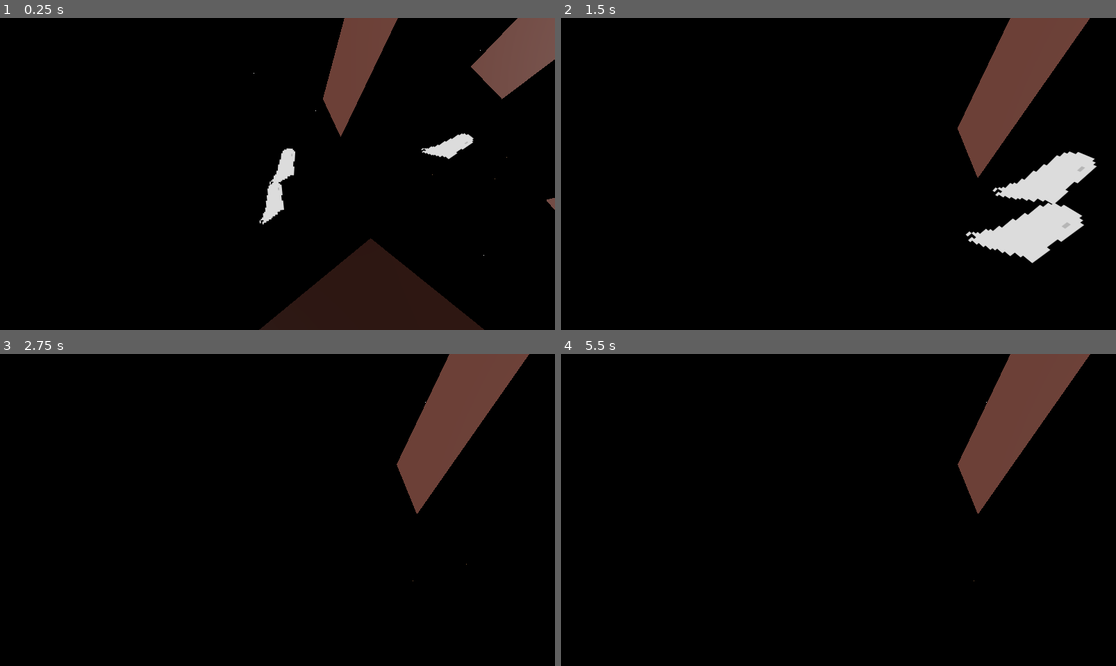
Above: before the commit, frames 1-4 (two rows, left to right).
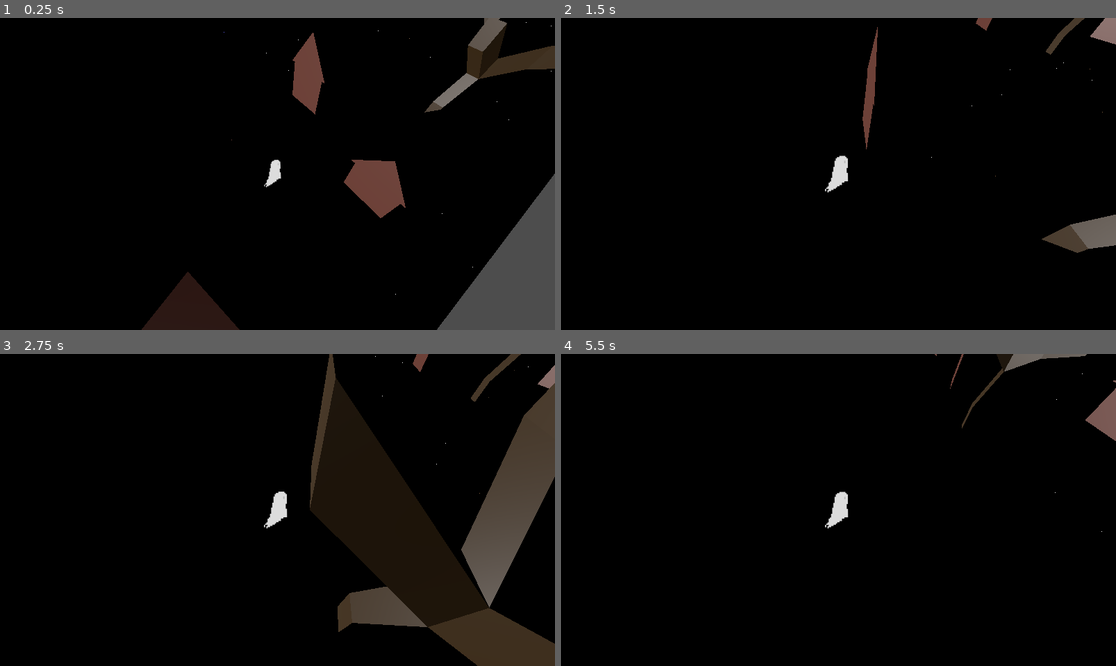
Above: after the commit, the same moments.

Repository: Ssssssaber/mara-winter-slumber
Game: Godot game, scene res://scenes/3d/environment/world.tscn
The game is run twice, just before and just after one commit, with the same random seed, the same clock (stepped at 60 frames per second) and the same inputs.
Inputs (mouse positions are in pixels of both pictures, inside the frame that each line leads up to):
- Up to frame 1 (0.25 s): no input
- Up to frame 2 (1.5 s): move the mouse to (960, 158) at 0.52 s; hold Right (ui_right) 0.53-1.28 s; click (960, 158) at 0.67 s; move the mouse to (727, 189) at 1.27 s; hold Down (ui_down) from 1.28 s (still down)
- Up to frame 3 (2.75 s): move the mouse to (333, 441) at 2.02 s; release Down (ui_down) at 2.03 s; hold Right (ui_right) from 2.03 s (still down)
- Up to frame 4 (5.5 s): move the mouse to (810, 572) at 2.77 s; release Right (ui_right) at 2.78 s; hold Up (ui_up) 2.78-3.53 s; click (810, 572) at 2.92 s; move the mouse to (1005, 556) at 3.52 s; hold Left (ui_left) 3.53-5.03 s; move the mouse to (672, 463) at 4.27 s; move the mouse to (866, 510) at 5.02 s; hold Down (ui_down) from 5.03 s (still down); click (866, 510) at 5.17 s

The runs differ from the first frame. In frame 1, 22% of the frame differs, in the area x 25-100%, y 0-100%; in frame 2, 11%; in frame 3, 26%, in the area x 47-100%, y 0-100%; in frame 4, 6.1%.

Commit message:
(fix): changed base character to inherit from CharacterBody3D for propper movement

Diff:
--- a/scenes/3d/characters/base_character.tscn
+++ b/scenes/3d/characters/base_character.tscn
@@ -17,16 +17,17 @@
 "speed": 5.0
 }]
 
-[node name="BaseCharacter" type="Node3D"]
+[node name="PathFollower" type="CharacterBody3D"]
+
+[node name="CollisionShape3D" type="CollisionShape3D" parent="."]
+shape = SubResource("SphereShape3D_fwara")
+
+[node name="AnimatedSprite3D" type="AnimatedSprite3D" parent="."]
+sprite_frames = SubResource("SpriteFrames_kng6v")
+script = ExtResource("3_5qtrv")
 
 [node name="MovementSystem" type="Node3D" parent="."]
 script = ExtResource("1_4wvuy")
 
-[node name="Body" type="CharacterBody3D" parent="."]
-
-[node name="CollisionShape3D" type="CollisionShape3D" parent="Body"]
-shape = SubResource("SphereShape3D_e1e52")
-
-[node name="AnimatedSprite3D" type="AnimatedSprite3D" parent="Body"]
-sprite_frames = SubResource("SpriteFrames_67ifx")
-script = ExtResource("3_5qtrv")
+[node name="MoveAlongPath" type="Node3D" parent="MovementSystem"]
+script = ExtResource("1_4wvuy")
--- a/scenes/3d/characters/path_follower.tscn
+++ b/scenes/3d/characters/path_follower.tscn
@@ -1,13 +1,11 @@
-[gd_scene load_steps=3 format=3 uid="uid://bq75kkhxy1ekn"]
+[gd_scene load_steps=3 format=3 uid="uid://bjybqhq0m5xlk"]
 
-[ext_resource type="PackedScene" uid="uid://divb33gv0c1u3" path="res://scenes/3d/characters/base_character.tscn" id="1_4smly"]
+[ext_resource type="PackedScene" uid="uid://cp1rsicixl8if" path="res://scenes/3d/characters/base_character.tscn" id="1_4smly"]
 [ext_resource type="Script" uid="uid://cxyundco2bjol" path="res://scripts/3d/characters/movement/move_along_path.gd" id="2_2as12"]
 
 [node name="PathFollower" instance=ExtResource("1_4smly")]
 
-[node name="AnimatedSprite3D" parent="Body" index="1"]
-max_scale = 4.0
-min_scale = 1.0
-
-[node name="MoveAlongThePath" type="Node3D" parent="." index="2"]
+[node name="MoveAlongPath" parent="MovementSystem" index="0"]
 script = ExtResource("2_2as12")
+movement_system_path = NodePath("MovementSystem")
+loop_path = true
--- a/scenes/3d/environment/world.tscn
+++ b/scenes/3d/environment/world.tscn
@@ -22,7 +22,7 @@
 }
 
 [node name="MainPath" type="Path3D" parent="FloorGridMap"]
-transform = Transform3D(0.9369469, -0.3494716, 0, 0.3494716, 0.9369469, 0, 0, 0, 1, 0, 1.507, -0.078)
+transform = Transform3D(0.9369469, -0.3494716, 0, 0.3494716, 0.9369469, 0, 0, 0, 1, 49.65, 1.507, -0.078)
 curve = SubResource("Curve3D_xrmru")
 
 [node name="CameraParent" type="Node3D" parent="."]
@@ -32,7 +32,7 @@
 transform = Transform3D(0.99999845, -0.001336999, 0.0011218755, 0, 0.64278764, 0.76604444, -0.0017453283, -0.76604325, 0.6427866, 53.949, 31.448, 17.698)
 script = ExtResource("6_sqiv5")
 target = NodePath("../../PathFollower")
-follow_offset = Vector3(0, 5, -5)
+follow_offset = Vector3(0, 5.42, 6.44)
 
 [node name="DirectionalLight3D" type="DirectionalLight3D" parent="."]
 transform = Transform3D(1, 0, 0, 0, 1, 0, 0, 0, 1, 0, 40.615215, 0)
@@ -46,14 +46,8 @@
 }
 metadata/_editor_floor_ = Vector3(0, -1, 0)
 
-[node name="PathFollower3" parent="." instance=ExtResource("9_bh3yo")]
-transform = Transform3D(1, 0, 0, 0, 1, 0, 0, 0, 1, 48.477, 2.6853719, 0)
+[node name="PathInitializer" type="Node3D" parent="."]
+script = ExtResource("10_bh3yo")
 
 [node name="PathFollower" parent="." instance=ExtResource("9_bh3yo")]
-transform = Transform3D(0.18731272, 0, -0.98230034, 0, 1, 0, 0.98230034, 0, 0.18731272, 47.18766, 2.450482, 10.719597)
-
-[node name="PathFollower2" parent="." instance=ExtResource("9_bh3yo")]
-transform = Transform3D(-0.5012995, 0, -0.8652739, 0, 1, 0, 0.8652739, 0, -0.5012995, 49.193287, 2.1544223, 11.977707)
-
-[node name="PathInitializer" type="Node3D" parent="."]
-script = ExtResource("10_bh3yo")
+transform = Transform3D(1, 0, 0, 0, 1, 0, 0, 0, 1, 48.77323, 1.9937334, 0)
--- a/scripts/3d/camera/cameracontroller.gd
+++ b/scripts/3d/camera/cameracontroller.gd
@@ -5,10 +5,11 @@
 @export var zoom_speed: float = 5.0
 @export var border_threshold: float = 50.0
 
+@export var post_offset: Vector3 = Vector3(0.0, 10.0, 0.0)
 @export var target: Node3D  # The target node to follow (set to null for free movement)
-@export var follow_offset: Vector3 = Vector3(0, 5, 10)  # Fixed 3D offset relative to the target's transform (e.g., 0 right, 5 up, 10 back)
+@export var follow_offset: Vector3 = Vector3(0, 5, 10)  # This now defines the *magnitude* of the post_offset (length of this vector). The direction will be dynamic.
 @export var follow_smoothness: float = 5.0  # Speed of lerping towards the target position (higher = faster)
-@export var zoom_factor: float = 1.0  # Multiplier for the follow_offset (adjusted by zoom in following mode)
+@export var zoom_factor: float = 1.0  # Multiplier for the post_offset magnitude (adjusted by zoom in following mode)
 
 var direction: Vector3 = Vector3.ZERO
 var rotating: bool = false  # Flag for when middle mouse is held
@@ -18,11 +19,21 @@
 
 func _process(delta: float) -> void:
     if target != null:
-        # Following mode: Always look at the target and maintain fixed offset
+        # Following mode: Always look at the target
         look_at(target.global_transform.origin)
 
-        # Calculate desired position: Apply the fixed offset relative to the target's transform, scaled by zoom_factor
-        var desired_pos = target.global_transform.origin + target.global_transform.basis * (follow_offset * zoom_factor)
+        # Calculate the magnitude from the exported follow_offset vector (its length)
+        var magnitude = follow_offset.length()
+
+        # Dynamic post_offset: Direction from world origin (Vector3.ZERO) to the target's position, normalized
+        var offset_direction = (target.global_transform.origin - Vector3.ZERO).normalized()
+
+        # If the target is exactly at the origin, offset_direction will be Vector3.ZERO (no post_offset)
+        # Otherwise, scale by magnitude and zoom_factor for the full post_offset vector
+        var offset_vector = offset_direction * magnitude * zoom_factor
+
+        # Desired position: Target's position + dynamic post_offset (in world space, away from origin)
+        var desired_pos = target.global_transform.origin + offset_vector + post_offset
 
         # Smoothly interpolate towards the desired position
         global_transform.origin = global_transform.origin.lerp(desired_pos, follow_smoothness * delta)
@@ -60,7 +71,7 @@
 
 func _input(event: InputEvent) -> void:
     if target != null:
-        # In following mode, allow zoom (adjust zoom_factor to scale the offset) but disable other controls
+        # In following mode, allow zoom (adjust zoom_factor to scale the post_offset magnitude) but disable other controls
         if event is InputEventMouseButton:
             if event.button_index == MOUSE_BUTTON_WHEEL_UP and event.pressed:
                 zoom_factor = max(zoom_factor - 0.1, 0.1)  # Prevent too small zoom (adjust step as needed)
--- a/scripts/3d/characters/movement/move_along_path.gd
+++ b/scripts/3d/characters/movement/move_along_path.gd
@@ -4,10 +4,12 @@
 @export var loop_path: bool = true
 
 @onready var path: Path3D = GameManager.GetMainPath()
-@onready var movement_system: Node = get_parent().get_node("MovementSystem")
+@onready var movement_system: Node = get_parent()
+
 var curve: Curve3D
 
 var path_progress: float = 0.0  # Distance along the path
+var original_position: Vector3
 
 func _ready():
 	curve = path.curve
@@ -25,10 +27,8 @@
 
 	# Get current position on the path
 	var current_pos = curve.sample_baked(path_progress)
-	global_transform.origin = current_pos
 
-	# Calculate next progress point a bit ahead for direction
-	var look_ahead_distance = 1.0  # Adjust for smoothness
+	var look_ahead_distance = 1.0
 	var next_progress = path_progress + look_ahead_distance
 	if next_progress > path_length:
 		if loop_path:
@@ -44,12 +44,7 @@
 	# Send direction to MovementSystem
 	movement_system.set_direction(direction)
 
-	# Advance progress based on MovementSystem speed and delta
-	# Use effective speed from MovementSystem if you want exact sync (optional)
-	var speed = movement_system.base_speed
-	# If you want to consider modifiers, you can add a getter to MovementSystem for effective speed
-
-	path_progress += speed * delta
+	path_progress += movement_system.base_speed * delta
 	if path_progress > path_length:
 		if loop_path:
 			path_progress = fmod(next_progress, path_length)
--- a/scripts/3d/characters/movement/movement_system.gd
+++ b/scripts/3d/characters/movement/movement_system.gd
@@ -4,7 +4,8 @@
 @export var acceleration: float = 20.0 # How quickly to reach target speed
 @export var friction: float = 15.0 # How quickly to stop
 
-@onready var body: CharacterBody3D = get_parent().get_node("Body")
+@onready var body: CharacterBody3D = get_parent() as CharacterBody3D
+
 
 var current_direction: Vector3 = Vector3.ZERO
 
@@ -13,6 +14,14 @@
 
 signal movement_started(direction: Vector3)
 signal movement_stopped
+
+func _ready() -> void:
+	var keke = get_parent()
+	print(keke.name)
+
+	if body == null:
+		push_error("Parent is not a CharacterBody3D! Check your node hierarchy.")
+		set_process(false)  # Disable script if invalid
 
 # Public method to set movement direction
 func set_direction(direction: Vector3) -> void:
--- a/scripts/3d/characters/sprites/billboard.gd
+++ b/scripts/3d/characters/sprites/billboard.gd
@@ -6,8 +6,8 @@
 
 @export var distance_scaling : bool = true
 
-@export var max_scale: float = 10.0
-@export var min_scale: float = 0.5
+@export var max_scale: float = 3.0
+@export var min_scale: float = 1.0
 @export var min_distance: float = 20.0
 @export var max_distance: float = 150.0
 
Not shown: 1 places in scenes/3d/characters/base_character.tscn that only renumber resources
Not shown: 1 places in scenes/3d/environment/world.tscn that only renumber resources
